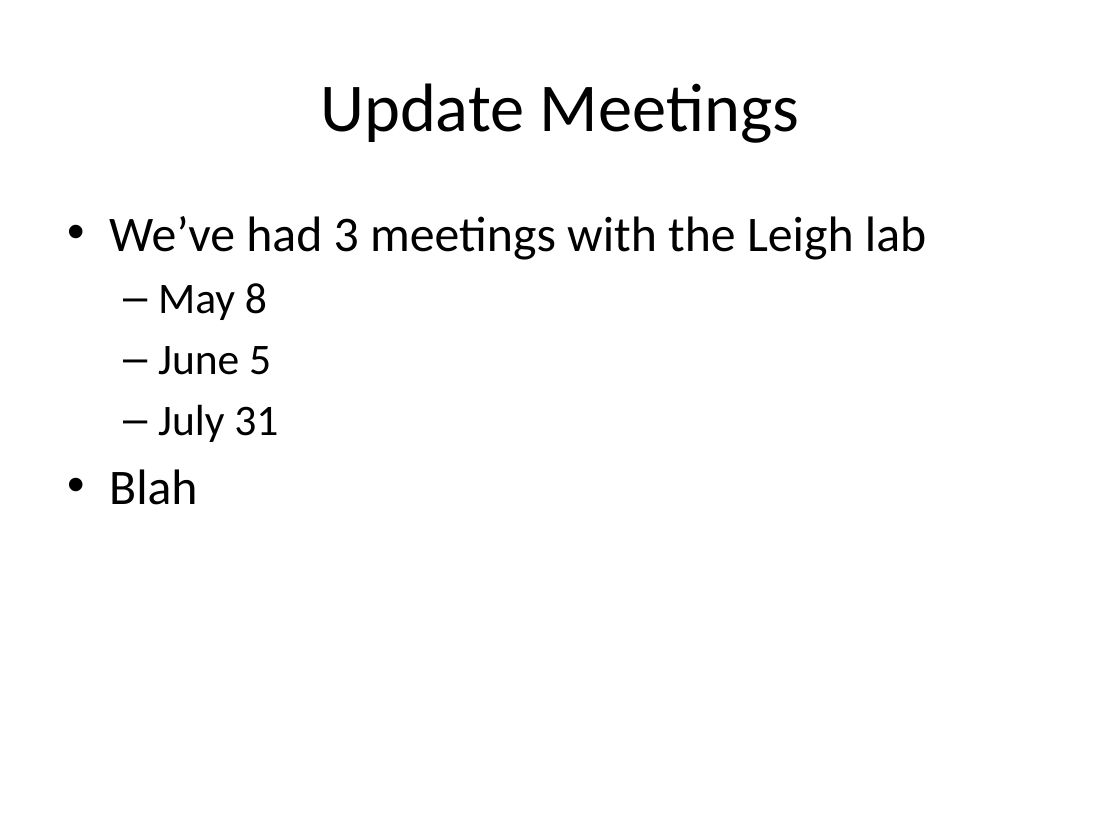
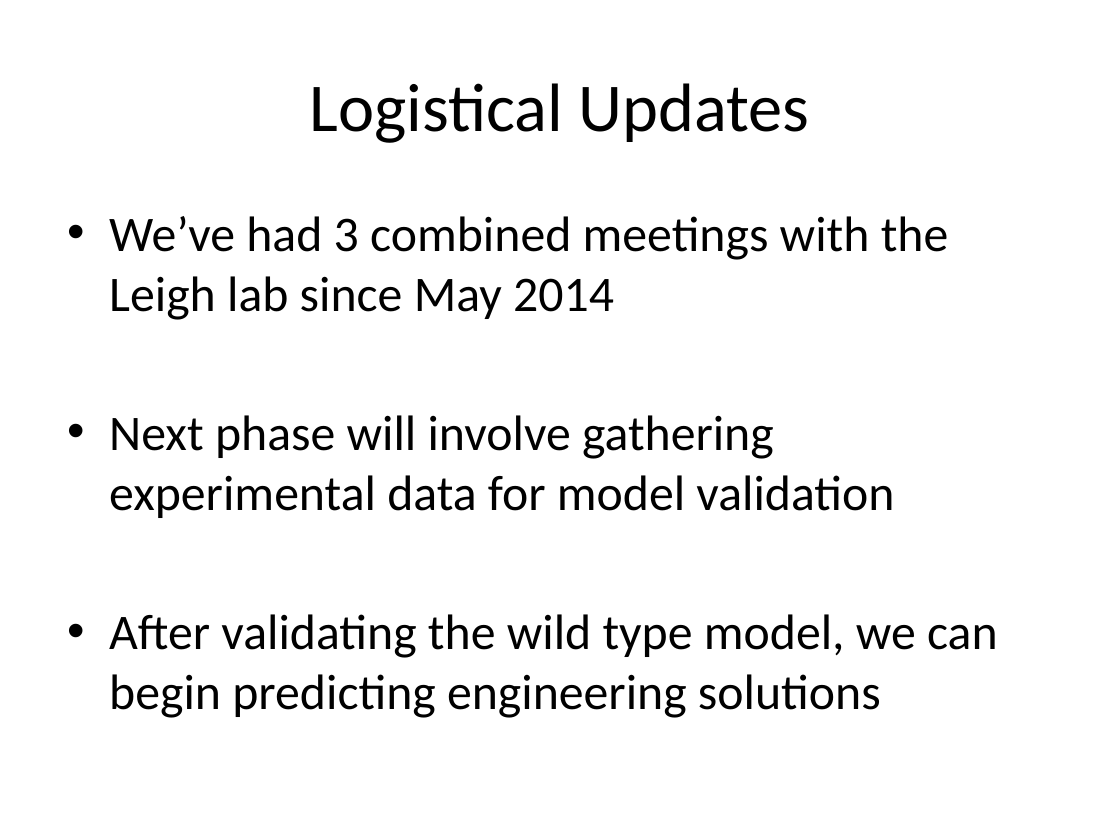
Before and after one commit to marichards/methanococcus, a slide deck: slide 12 of Reports/2014_09_update.pptx (slide 2 before the commit). Drawn at 1120x840 pixels with LibreOffice and Linux fonts; fonts in the diff are those of the drawing. Boxes give left, top, right and bottom in pixels: in the first picture for what was removed or moved away, otherwise in the second. Text is boxed around its words. In the diff, an @@ line names an element or a change of style, - is before the commit and + after.

```diff
--- a/Reports/2014_09_update.pptx
+++ b/Reports/2014_09_update.pptx
@@ title at <box>310,83,810,143</box>: text changed @@
-Update Meetings
+Logistical Updates
@@ text at <box>109,216,998,718</box>: text changed @@
-• We’ve had 3 meetings with the Leigh lab
-  – May 8
-  – June 5
-  – July 31
-• Blah
+• We’ve had 3 combined meetings with the Leigh lab since May 2014
+• Next phase will involve gathering experimental data for model validation
+• After validating the wild type model, we can begin predicting engineering solutions
```
Also in this commit, not shown: 6 other slides changed, 9 slides added, 4 slides removed, 12 other files.
